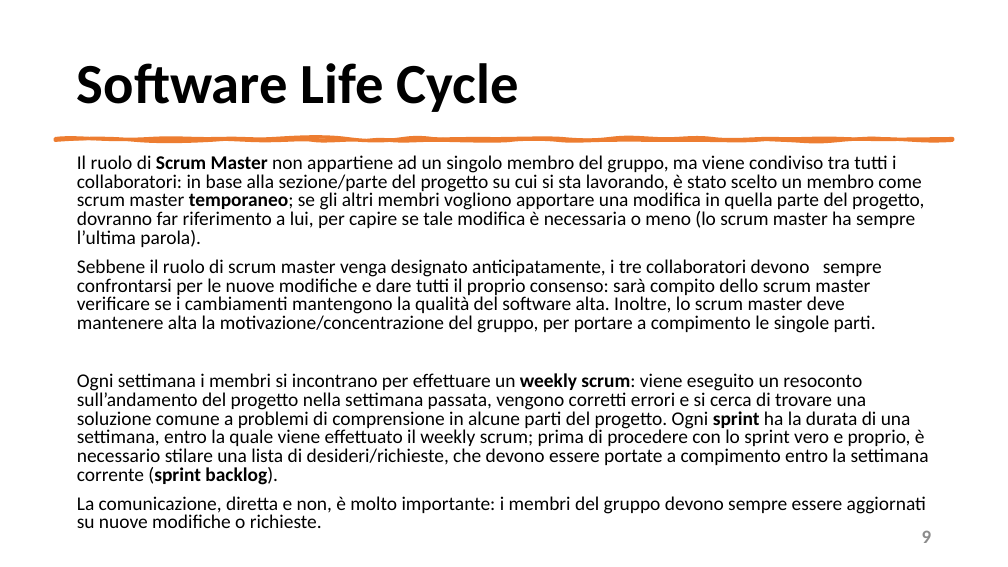
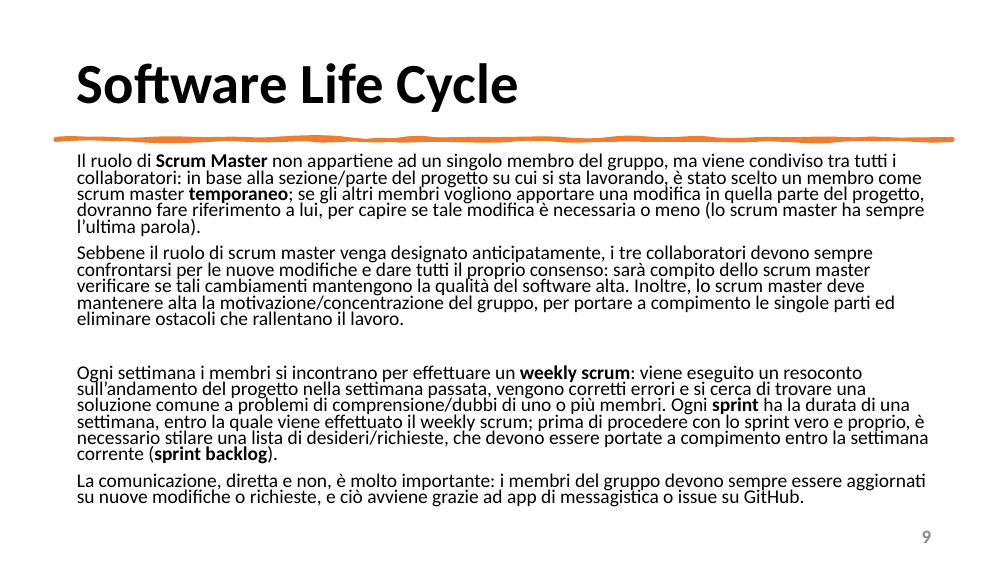
Before and after one commit to mangilimatteo/Progetto_Ingegneria_Software_Cattaneo_Mangili_Saini, a slide deck: slide 9 of Presentazione/Presentazione_Progetto.pptx. Drawn at 1008x567 pixels with LibreOffice and Linux fonts; fonts in the diff are those of the drawing. Boxes give left, top, right and bottom in pixels: in the first picture for what was removed or moved away, otherwise in the second. Text is boxed around its words. In the diff, an @@ line names an element or a change of style, - is before the commit and + after.

```diff
--- a/Presentazione/Presentazione_Progetto.pptx
+++ b/Presentazione/Presentazione_Progetto.pptx
@@ text at (77,153,929,507): text changed @@
-Il ruolo di Scrum Master non appartiene ad un singolo membro del gruppo, ma viene condiviso tra tutti i collaboratori: in base alla sezione/parte del progetto su cui si sta lavorando, è stato scelto un membro come scrum master temporaneo; se gli altri membri vogliono apportare una modifica in quella parte del progetto, dovranno far riferimento a lui, per capire se tale modifica è necessaria o meno (lo scrum master ha sempre l’ultima parola).
-Sebbene il ruolo di scrum master venga designato anticipatamente, i tre collaboratori devono sempre confrontarsi per le nuove modifiche e dare tutti il proprio consenso: sarà compito dello scrum master verificare se i cambiamenti mantengono la qualità del software alta. Inoltre, lo scrum master deve mantenere alta la motivazione/concentrazione del gruppo, per portare a compimento le singole parti.
-Ogni settimana i membri si incontrano per effettuare un weekly scrum: viene eseguito un resoconto sull’andamento del progetto nella settimana passata, vengono corretti errori e si cerca di trovare una soluzione comune a problemi di comprensione in alcune parti del progetto. Ogni sprint ha la durata di una settimana, entro la quale viene effettuato il weekly scrum; prima di procedere con lo sprint vero e proprio, è necessario stilare una lista di desideri/richieste, che devono essere portate a compimento entro la settimana corrente (sprint backlog).
-La comunicazione, diretta e non, è molto importante: i membri del gruppo devono sempre essere aggiornati su nuove modifiche o richieste.
+Il ruolo di Scrum Master non appartiene ad un singolo membro del gruppo, ma viene condiviso tra tutti i collaboratori: in base alla sezione/parte del progetto su cui si sta lavorando, è stato scelto un membro come scrum master temporaneo; se gli altri membri vogliono apportare una modifica in quella parte del progetto, dovranno fare riferimento a lui, per capire se tale modifica è necessaria o meno (lo scrum master ha sempre l’ultima parola).
+Sebbene il ruolo di scrum master venga designato anticipatamente, i tre collaboratori devono sempre confrontarsi per le nuove modifiche e dare tutti il proprio consenso: sarà compito dello scrum master verificare se tali cambiamenti mantengono la qualità del software alta. Inoltre, lo scrum master deve mantenere alta la motivazione/concentrazione del gruppo, per portare a compimento le singole parti ed eliminare ostacoli che rallentano il lavoro.
+Ogni settimana i membri si incontrano per effettuare un weekly scrum: viene eseguito un resoconto sull’andamento del progetto nella settimana passata, vengono corretti errori e si cerca di trovare una soluzione comune a problemi di comprensione/dubbi di uno o più membri. Ogni sprint ha la durata di una settimana, entro la quale viene effettuato il weekly scrum; prima di procedere con lo sprint vero e proprio, è necessario stilare una lista di desideri/richieste, che devono essere portate a compimento entro la settimana corrente (sprint backlog).
+La comunicazione, diretta e non, è molto importante: i membri del gruppo devono sempre essere aggiornati su nuove modifiche o richieste, e ciò avviene grazie ad app di messagistica o issue su GitHub.
```
Also in this commit, not shown: 14 other slides changed.
